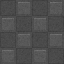
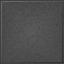
Layer changes from the first 64×64 image to the second:
"Layer": opacity 100% → 50% over (0, 0, 64, 64)
added layer "Light Scatter" (soft light, 5%) above "Light Blob" over (2, 2, 63, 60)
added layer "Light Blob" (soft light, 20%) above "Light" over (2, 2, 62, 62)
renamed "Layer #1" to "Light", opacity 35% → 50%, painted on it over (1, 0, 63, 63)
added layer "Shadow" (soft light, 50%) above "Base" over (1, 1, 63, 63)
painted on "Base" over (0, 0, 64, 64)
